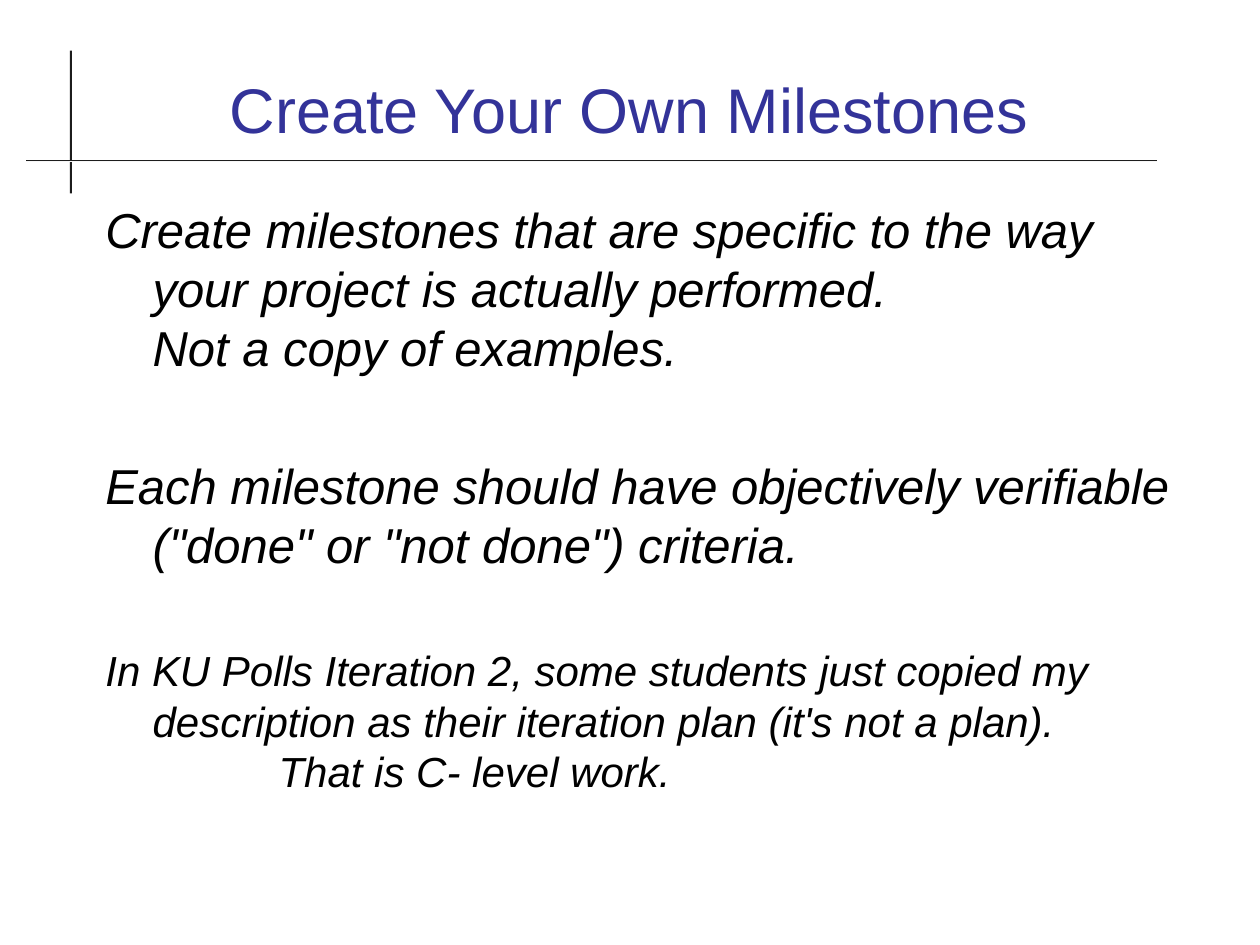
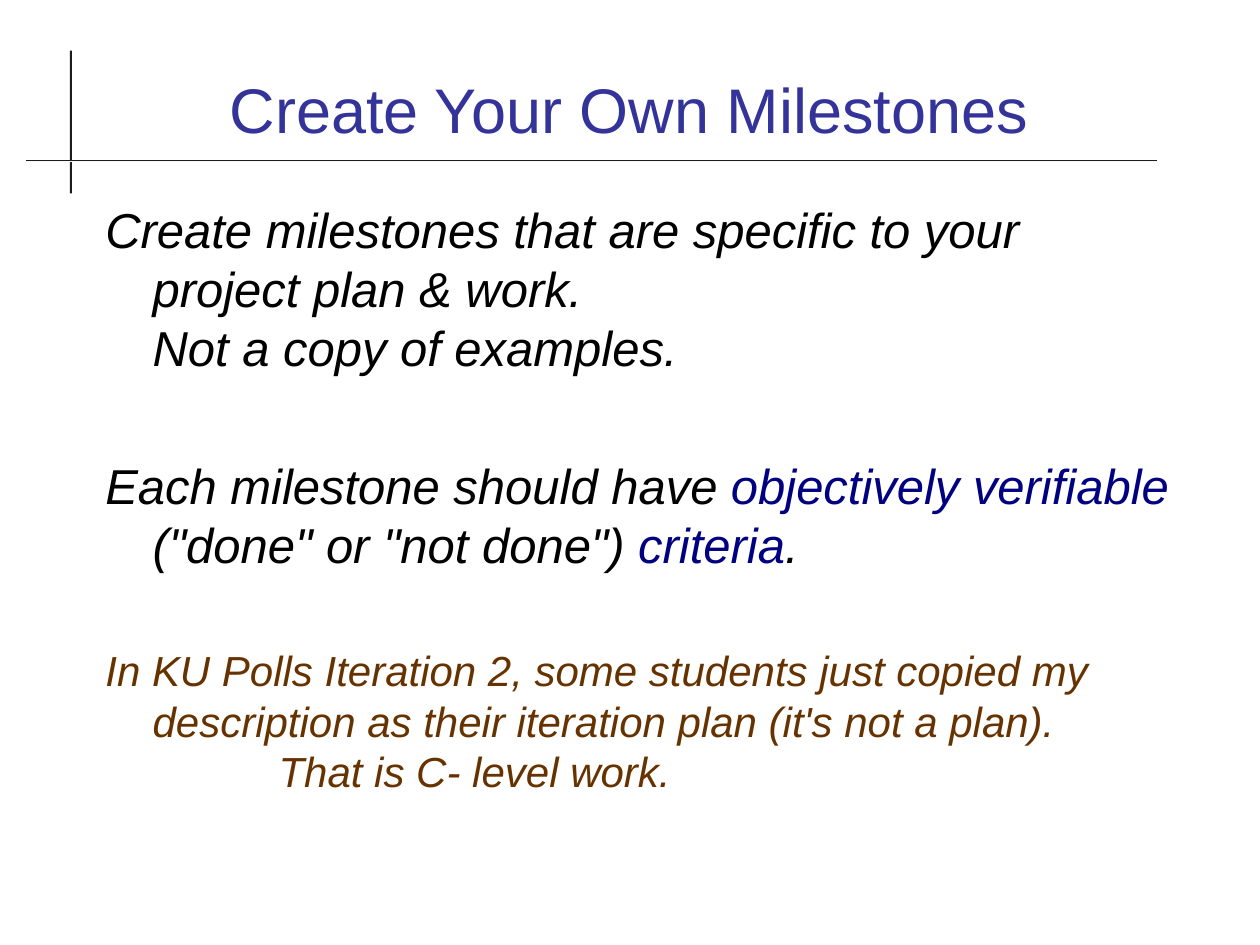
Before and after one commit to cpske/ISP, a slide deck: slide 10 of assignment/project/Iteration1.odp. Drawn at 1260x945 pixels with LibreOffice and Linux fonts; fonts in the diff are those of the drawing. Boxes give left, top, right and bottom in pixels: in the first picture for what was removed or moved away, otherwise in the second. Text is boxed around its words. In the diff, an @@ line names an element or a change of style, - is before the commit and + after.

Commit message:
iteration 1 guidance (week8)

```diff
--- a/assignment/project/Iteration1.odp
+++ b/assignment/project/Iteration1.odp
@@ text at (105, 212, 1019, 376): text changed @@
-Create milestones that are specific to the way your project is actually performed.
-Not a copy of examples.
+Create milestones that are specific to your project plan & work.
+Not a copy of examples.
@@ text at (105, 468, 1169, 788): text colour #000000 to #000080 in "objectively verifiable criteria."; text colour #000000 to #663300 in "In KU Polls Iteration 2, some students ..." @@
```
Also in this commit, not shown: 9 other slides changed, 3 slides added, 1 slide removed, 6 other files.
